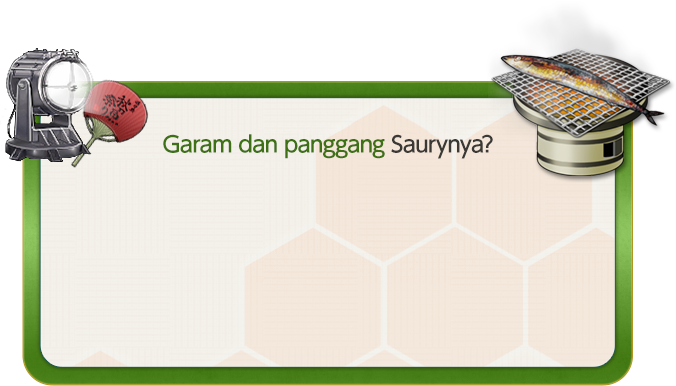
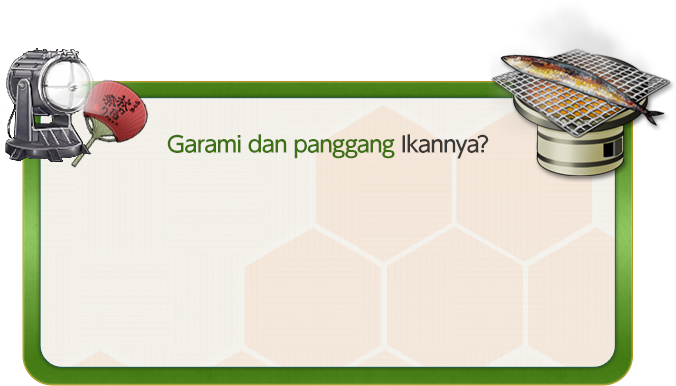
The second 676x386 image is a revision of the first. Changes to its layers:
renamed "Garam dan panggang Saurynya?" to "Garami dan panggang Ikannya?", painted on it over [163,134,493,159]
